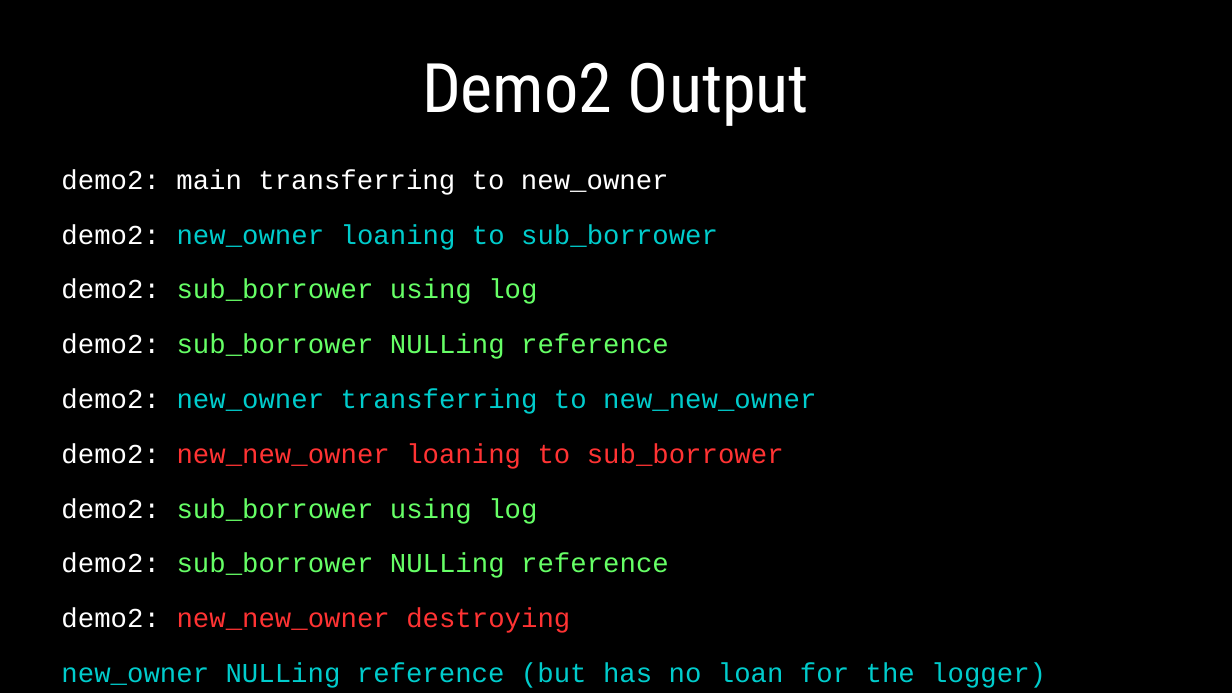
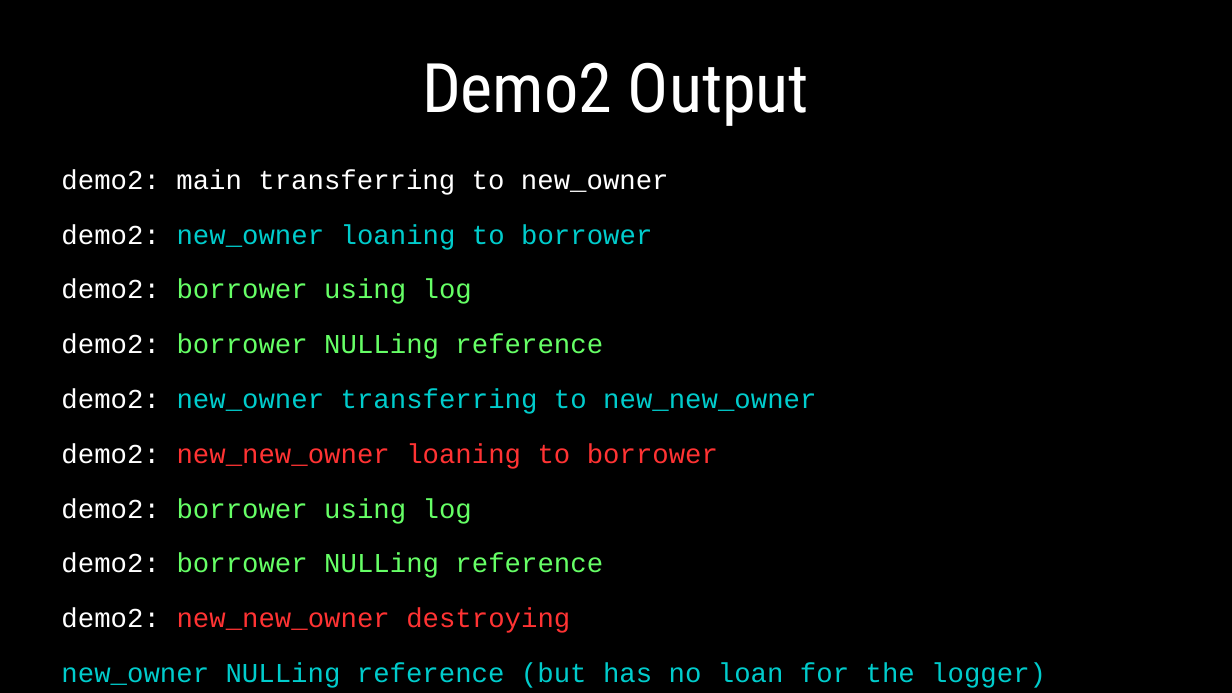
Before and after one commit to dllaurence/youngmanandc, a slide deck: slide 51 of 2020-youngmanandthec-scale.odp. Drawn at 1232x693 pixels with LibreOffice and Linux fonts; fonts in the diff are those of the drawing. Boxes give left, top, right and bottom in pixels: in the first picture for what was removed or moved away, otherwise in the second. Text is boxed around its words. In the diff, an @@ line names an element or a change of style, - is before the commit and + after.

Commit message:
Final slides

```diff
--- a/2020-youngmanandthec-scale.odp
+++ b/2020-youngmanandthec-scale.odp
@@ text at (61,224,652,359): text changed @@
-demo2: new_owner loaning to sub_borrower
-demo2: sub_borrower using log
-demo2: sub_borrower NULLing reference
+demo2: new_owner loaning to borrower
+demo2: borrower using log
+demo2: borrower NULLing reference
@@ text at (61,444,718,578): text changed @@
-demo2: new_new_owner loaning to sub_borrower
-demo2: sub_borrower using log
-demo2: sub_borrower NULLing reference
+demo2: new_new_owner loaning to borrower
+demo2: borrower using log
+demo2: borrower NULLing reference
```
Also in this commit, not shown: 16 other slides changed.
